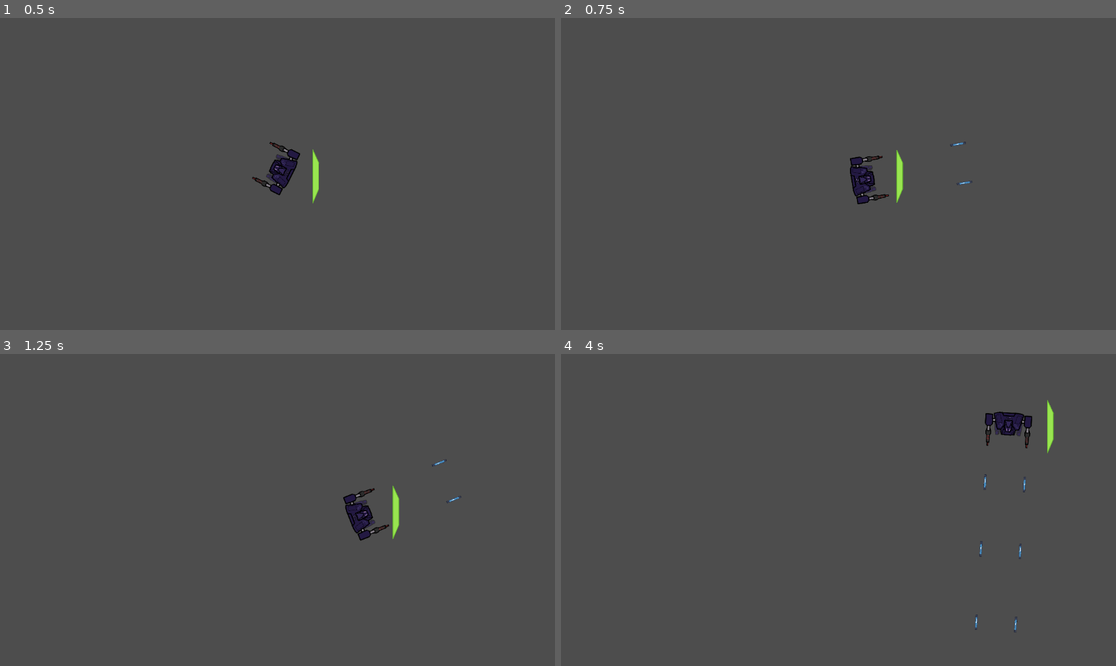
Above: before the commit, frames 1-4 (two rows, left to right).
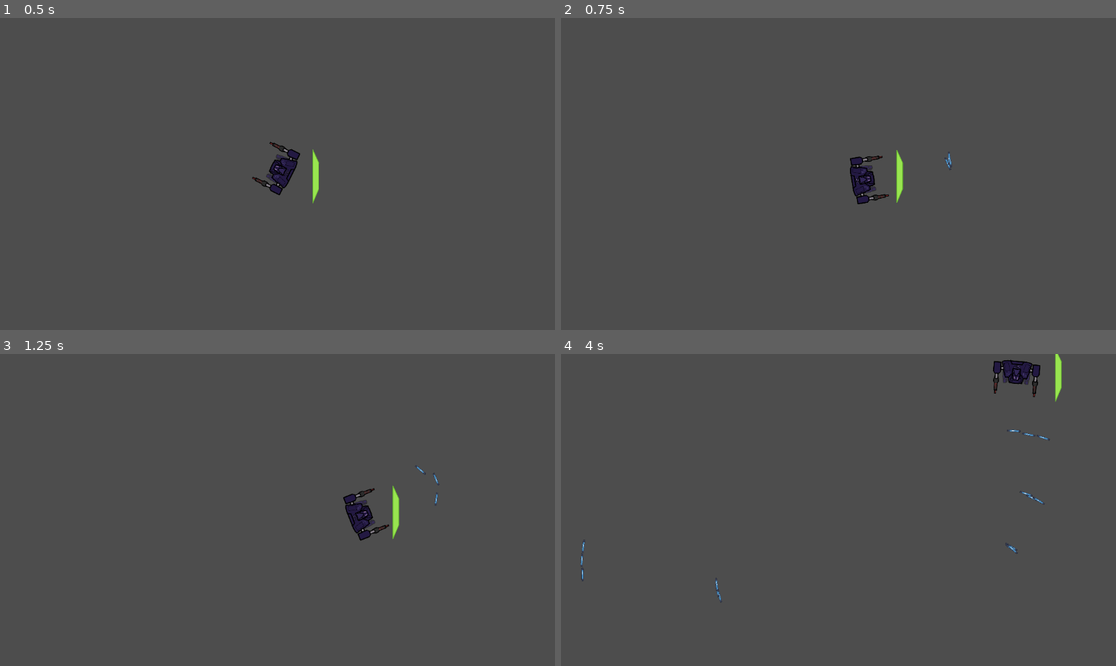
Above: after the commit, the same moments.

Repository: areain10/topdownport
Game: Godot game, scene res://Characters/mainCharacter.tscn
The game is run twice, just before and just after one commit, with the same random seed, the same clock (stepped at 60 frames per second) and the same inputs. The engine's default icon, where the game draws it, is replaced by a stand-in: a white triangle on a blue panel in a dark square.
Inputs (mouse positions are in pixels of both pictures, inside the frame that each line leads up to):
- Up to frame 1 (0.5 s): no input
- Up to frame 2 (0.75 s): tap Enter at 0.5 s; move the mouse to (960, 158) at 0.52 s; press the mouse at (960, 158) at 0.53 s; hold D (right) from 0.53 s (still down)
- Up to frame 3 (1.25 s): keep holding D (right)
- Up to frame 4 (4 s): move the mouse to (727, 525) at 1.27 s; release D (right) at 1.28 s; release the mouse at (727, 525) at 1.28 s; hold S (down) 1.28-2.03 s; tap one key every 0.75 s from 1.35 s: 3 (air_weapon) Shift (dash) 2 (ground_weapon) 1 (melee_weapon); click (727, 525) at 1.55 s; move the mouse to (894, 441) at 2.02 s; press the mouse at (894, 441) at 2.03 s; hold D (right) 2.03-2.78 s; move the mouse to (810, 572) at 2.77 s; release the mouse at (810, 572) at 2.78 s; hold W (up) 2.78-3.53 s; click (810, 572) at 3.05 s; move the mouse to (1005, 556) at 3.52 s; press the mouse at (1005, 556) at 3.53 s; hold A (left) from 3.53 s (still down)

Frame 1 is identical in both runs. In frame 2, less than 0.1% of the frame differs, in the area x 69-75%, y 39-54%; in frame 3, less than 0.1%; in frame 4, 1.7%, in the area x 3-91%, y 0-90%.

Commit message:
bla bla bla

Diff:
--- a/Characters/bullet.gd
+++ b/Characters/bullet.gd
@@ -1,12 +1,12 @@
 extends Area2D
 
-var bullet_speed := 1500
+var bullet_speed := 2000
 # Called when the node enters the scene tree for the first time.
 func _ready():
-	pass # Replace with function body.
+	pass
 
 
 # Called every frame. 'delta' is the elapsed time since the previous frame.
 func _process(delta):
-	var forward = Vector2(0,-1).rotated(rotation)
-	position += forward * bullet_speed * delta
+	var direction = Vector2(1,0).rotated(rotation)
+	position += direction * bullet_speed * delta
--- a/Characters/mainCharacter.tscn
+++ b/Characters/mainCharacter.tscn
@@ -7,7 +7,6 @@
 [ext_resource type="Script" path="res://Characters/muzzle.gd" id="5_so1ux"]
 [ext_resource type="Script" path="res://Scripts/shieldmarker.gd" id="5_vsfcd"]
 [ext_resource type="Texture2D" uid="uid://bvi3d1wxpnlfk" path="res://sprites/shield1.png" id="6_s8150"]
-[ext_resource type="PackedScene" uid="uid://cy7t1ctnlj44q" path="res://instances/bullet.tscn" id="8_b4fw4"]
 
 [sub_resource type="RectangleShape2D" id="RectangleShape2D_po4y1"]
 size = Vector2(10.6411, 15.8433)
@@ -48,6 +47,10 @@
 position = Vector2(73.7449, -76.3101)
 script = ExtResource("5_so1ux")
 
+[node name="muzzle3" type="Marker2D" parent="CharacterBody2D/Marker2D/Sprite2D"]
+position = Vector2(-0.62735, -76.3098)
+script = ExtResource("5_so1ux")
+
 [node name="muzzle2" type="Marker2D" parent="CharacterBody2D/Marker2D/Sprite2D"]
 position = Vector2(-73.29, -76.3096)
 script = ExtResource("5_so1ux")
@@ -65,5 +68,3 @@
 [node name="CollisionShape2D" type="CollisionShape2D" parent="CharacterBody2D/Marker2D2"]
 position = Vector2(159, 4.5)
 shape = SubResource("RectangleShape2D_c5rb4")
-
-[node name="bullet" parent="." instance=ExtResource("8_b4fw4")]
--- a/Characters/muzzle.gd
+++ b/Characters/muzzle.gd
@@ -10,7 +10,8 @@
 func _process(delta):
 	if  Input.is_action_pressed("shoot"):
 		if canBullet:
-			fire()
+			var bullet_direction = self.global_position.direction_to(get_global_mouse_position())
+			fire(bullet_direction)
 		bulletTime -= bulletTime/80
 		bulletTime = clamp(bulletTime,0.05,5)
 	else:
@@ -18,9 +19,11 @@
 		bulletTime = clamp(bulletTime,0.05,0.5)
 
 
-func fire():
+func fire(bullet_direction: Vector2):
 	canBullet = false
 	var bulletInst = bullet.instantiate()
-	add_child(bulletInst)
+	get_tree().current_scene.add_child(bulletInst)
+	bulletInst.rotation = bullet_direction.angle()
+	bulletInst.global_position = self.global_position
 	await get_tree().create_timer(bulletTime).timeout
 	canBullet = true
--- a/Scripts/mainCharacter.gd
+++ b/Scripts/mainCharacter.gd
@@ -8,7 +8,7 @@
 var canDash := true
 var dashingSpeed = 2000
 var normalSpeed = 600
-var sprintSpeed = 1000
+var sprintSpeed = 1300
 var stamina = 500
 var sprint := false
 var weapon = "melee"
Not shown: 1 places in Characters/mainCharacter.tscn that only renumber resources
